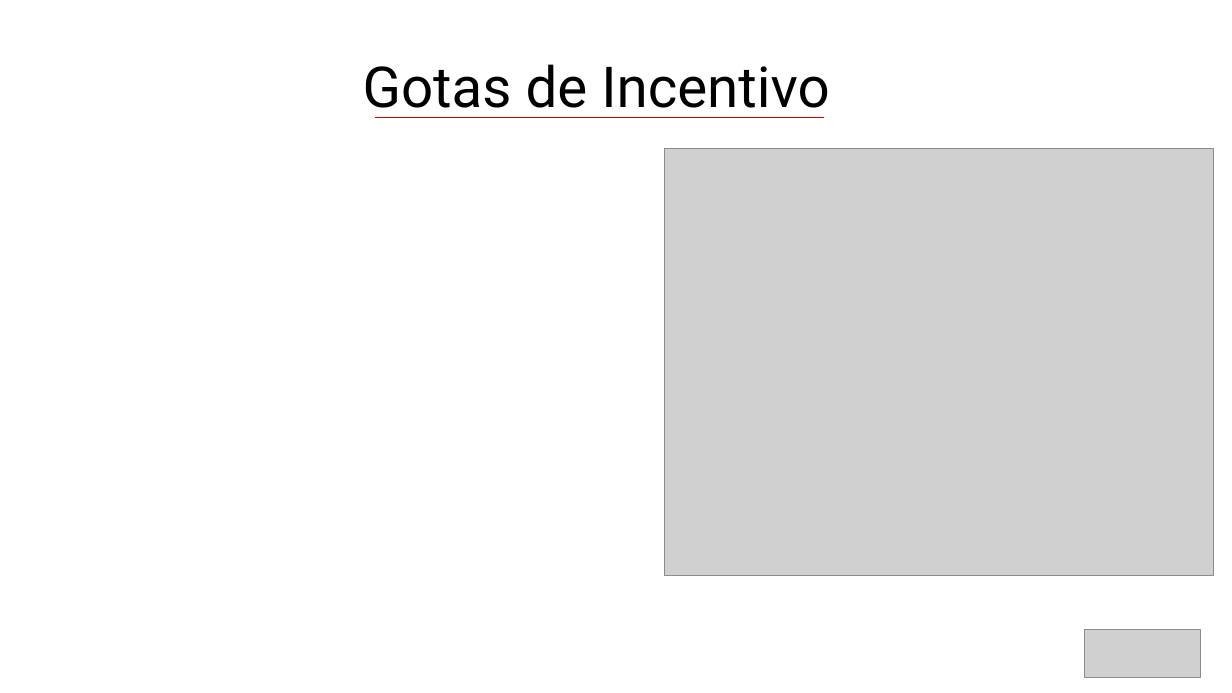
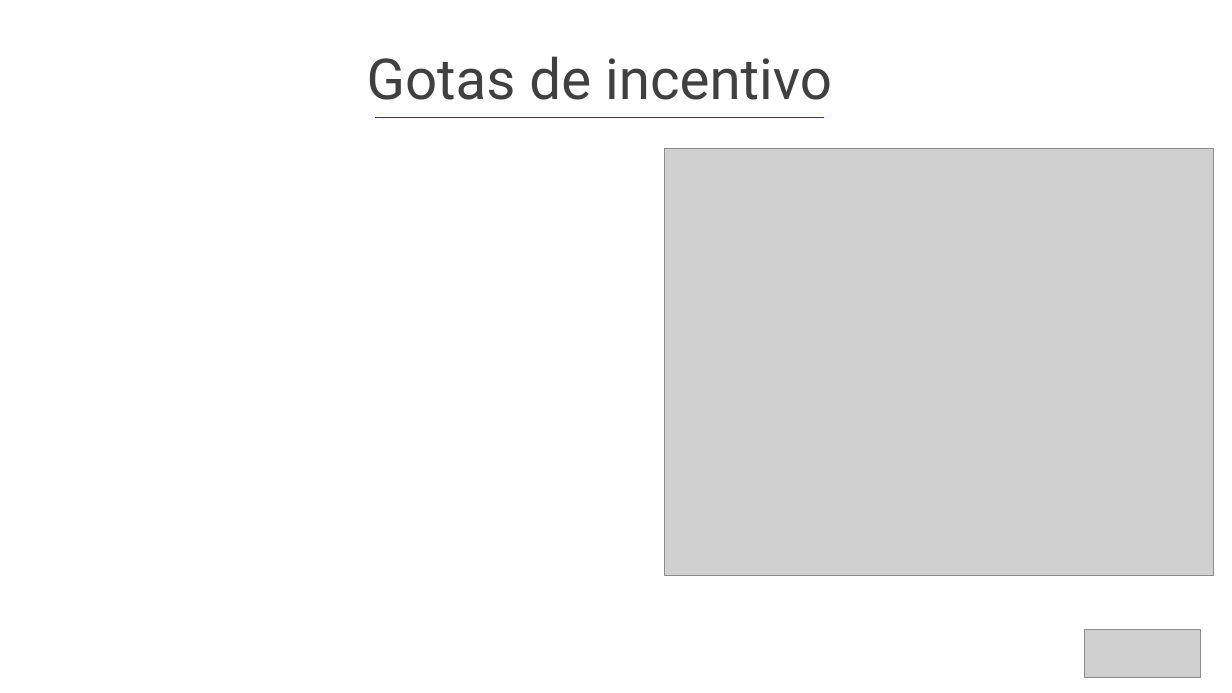
Before and after one commit to BandTec/grupo-07-adsa-20201, a slide deck: slide 7 of Documentação/Slide Final.pptx. Drawn at 1232x693 pixels with LibreOffice and Linux fonts; fonts in the diff are those of the drawing; grey boxes stand for pictures. Boxes give left, top, right and bottom in pixels: in the first picture for what was removed or moved away, otherwise in the second. Text is boxed around its words. In the diff, an @@ line names an element or a change of style, - is before the commit and + after.

```diff
--- a/Documentação/Slide Final.pptx
+++ b/Documentação/Slide Final.pptx
@@ text at (367, 56, 832, 100): text changed; text colour #000000 to #404040 @@
-Gotas de Incentivo
+Gotas de incentivo
```
Also in this commit, not shown: 1 other slide changed.
